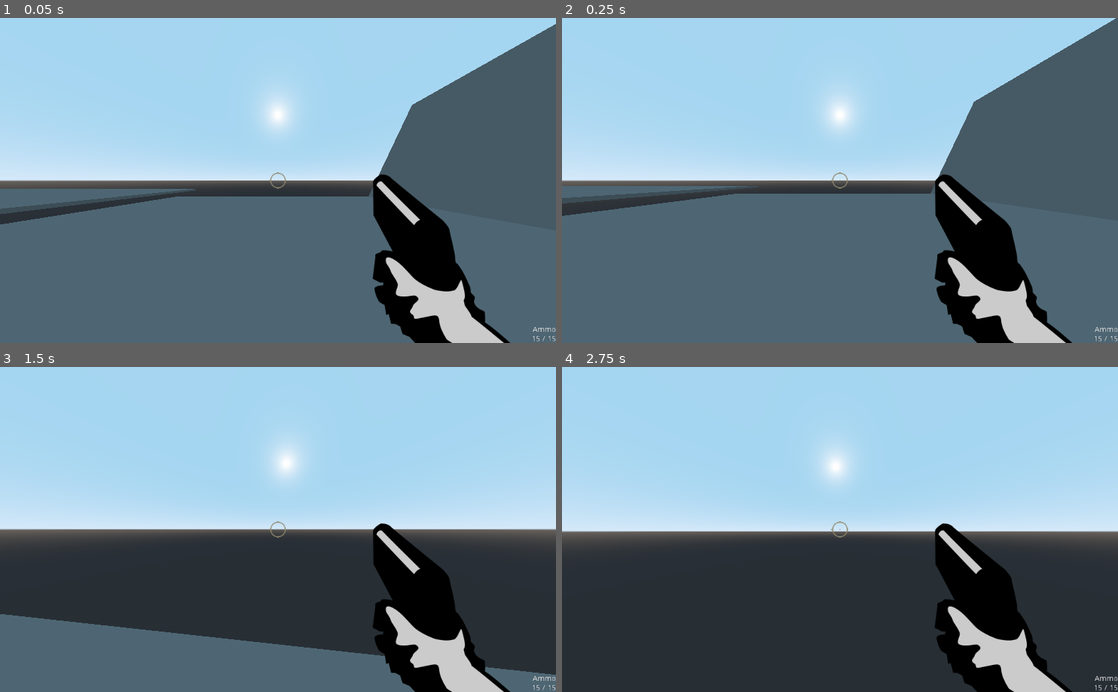
Above: before the commit, frames 1-4 (two rows, left to right).
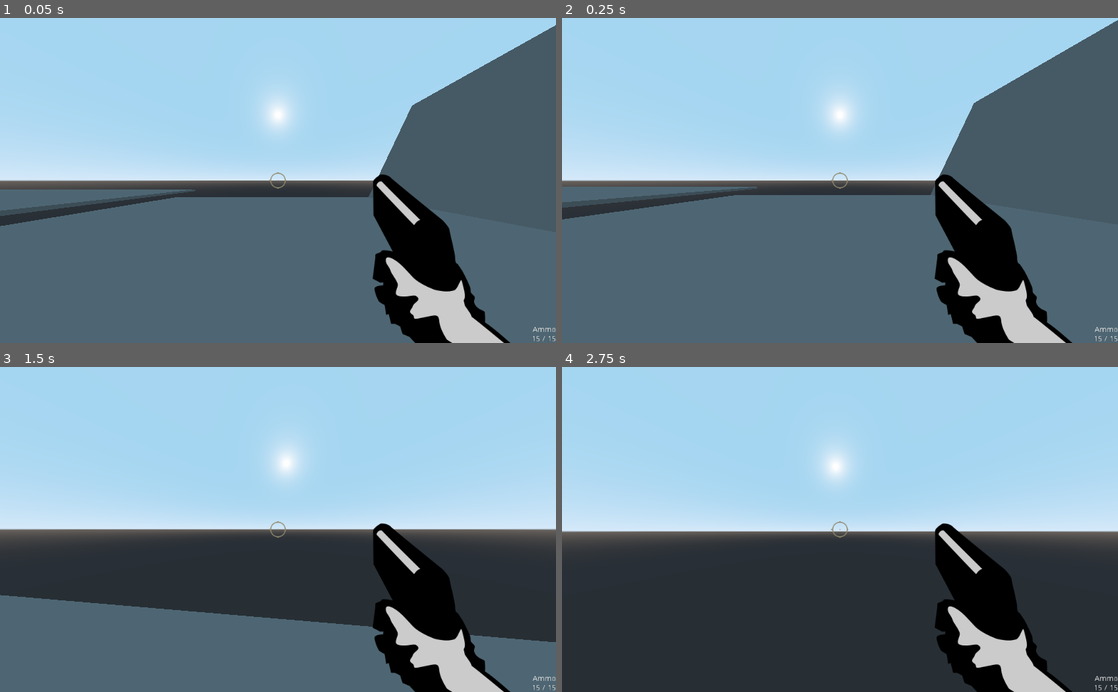
Above: after the commit, the same moments.

Repository: junglerobba/godot-fps-demo
Game: Godot game, scene res://Scenes/World.tscn
Same seed, same stepped clock (60 frames per second), same inputs: the game is played once before the commit and once after it.
Inputs (mouse positions are in pixels of both pictures, inside the frame that each line leads up to):
- Up to frame 1 (0.05 s): no input
- Up to frame 2 (0.25 s): no input
- Up to frame 3 (1.5 s): tap Enter at 0.5 s; move the mouse to (305, 529) at 0.52 s; hold Shift (move_sprint) 0.53-1.28 s; hold W (move_forward) from 0.53 s (still down); tap Space (jump) at 0.77 s; tap Ctrl (move_crouch, bound only after the commit) at 0.8, 1.35 s; move the mouse to (250, 529) at 1.27 s
- Up to frame 4 (2.75 s): keep holding W (move_forward); tap Space (jump) at 1.52, 2 s; tap Shift (move_sprint) at 1.55 s; move the mouse to (851, 523) at 2.02 s; hold Ctrl (move_crouch, bound only after the commit) from 2.03 s (still down); tap E (interact) at 2.1 s

The runs differ from the first frame. In frame 1, 0.6% of the frame differs, in the area x 0-100%, y 1-65%; in frame 2, 1.2%; in frame 3, 6.3%, in the area x 0-100%, y 70-95%; in frame 4, nothing differs.

Commit message:
Add crouching

Diff:
--- a/Player/Player.gd
+++ b/Player/Player.gd
@@ -4,6 +4,7 @@
 
 export var speed: int = 10
 export var sprint_speed: int = 20
+export var crouch_speed: int = 3
 export var acceleration: int = 5
 export var gravity: float = 0.98
 export var jump_power: int = 30
@@ -12,9 +13,12 @@
 onready var head: Spatial = $Head
 onready var camera: Camera = $Head/Camera
 onready var footstep: AudioStreamPlayer = $FootStep
+onready var anim_player: AnimationPlayer = $AnimationPlayer
+onready var crouch_raycast: RayCast = $"Head/CrouchRayCast"
 
 var velocity: = Vector3()
 var camera_x_rotation: float = 0
+var crouched: bool = false
 
 func _ready() -> void:
 	Input.set_mouse_mode(Input.MOUSE_MODE_CAPTURED)
@@ -52,7 +56,21 @@
 
 	direction = direction.normalized()
 
-	var temp_speed: = sprint_speed if Input.is_action_pressed("move_sprint") else speed
+	var temp_speed: = speed
+
+	if Input.is_action_pressed("move_crouch") || crouched:
+		if is_on_floor():
+			temp_speed = crouch_speed
+		if !crouched:
+			anim_player.play("crouch")
+			crouched = true
+
+	if !Input.is_action_pressed("move_crouch") && crouched:
+		uncrouch()
+
+	if Input.is_action_pressed("move_sprint"):
+		if !crouched:
+			temp_speed = sprint_speed
 
 	velocity = velocity.linear_interpolate(direction * temp_speed, acceleration * delta)
 	velocity.y -= gravity
@@ -67,6 +85,11 @@
 
 	velocity = move_and_slide(velocity, Vector3.UP)
 
+func uncrouch() -> void:
+	if !crouch_raycast.is_colliding():
+		anim_player.play_backwards("crouch")
+		crouched = false
+
 func is_moving_on_floor(velocity: Vector3) -> bool:
 	return (velocity.x > 5 || velocity.x < -5 \
 	|| velocity.z > 5 || velocity.z < -5) \
--- a/Player/Player.tscn
+++ b/Player/Player.tscn
@@ -8,19 +8,51 @@
 
 [sub_resource type="CapsuleShape" id=1]
 radius = 0.75
-height = 1.25
+height = 1.5
 
 [sub_resource type="CapsuleMesh" id=2]
 radius = 0.75
 mid_height = 1.25
 
+[sub_resource type="Animation" id=3]
+resource_name = "crouch"
+length = 0.3
+tracks/0/type = "value"
+tracks/0/path = NodePath("CollisionShape:shape:height")
+tracks/0/interp = 1
+tracks/0/loop_wrap = true
+tracks/0/imported = false
+tracks/0/enabled = true
+tracks/0/keys = {
+"times": PoolRealArray( 0, 0.1 ),
+"transitions": PoolRealArray( 1, 1 ),
+"update": 0,
+"values": [ 1.5, 0.1 ]
+}
+tracks/1/type = "value"
+tracks/1/path = NodePath("Head:translation")
+tracks/1/interp = 1
+tracks/1/loop_wrap = true
+tracks/1/imported = false
+tracks/1/enabled = true
+tracks/1/keys = {
+"times": PoolRealArray( 0, 0.3 ),
+"transitions": PoolRealArray( 1, 1 ),
+"update": 0,
+"values": [ Vector3( 0, 1, 0 ), Vector3( 0, 0, 0 ) ]
+}
+
 [node name="Player" type="KinematicBody"]
 script = ExtResource( 1 )
 
 [node name="Head" type="Spatial" parent="."]
+transform = Transform( 1, 0, 0, 0, 1, 0, 0, 0, 1, 0, 1, 0 )
+
+[node name="CrouchRayCast" type="RayCast" parent="Head"]
+enabled = true
+cast_to = Vector3( 0, 1.5, 0 )
 
 [node name="Camera" type="Camera" parent="Head"]
-transform = Transform( 1, 0, 0, 0, 1, 0, 0, 0, 1, 0, 0.899755, 0 )
 fov = 120.0
 
 [node name="RayCast" type="RayCast" parent="Head/Camera"]
@@ -35,11 +67,12 @@
 script = ExtResource( 5 )
 
 [node name="CollisionShape" type="CollisionShape" parent="."]
-transform = Transform( 1, 0, 0, 0, -1.62921e-07, -1, 0, 1, -1.62921e-07, 0, 0, 0 )
+transform = Transform( 1, 0, 0, 0, -4.37114e-08, -1, 0, 1, -4.37114e-08, 0, 0, 0 )
 shape = SubResource( 1 )
 
 [node name="MeshInstance" type="MeshInstance" parent="."]
-transform = Transform( 1, 0, 0, 0, -1.62921e-07, -1, 0, 1, -1.62921e-07, 0, 0, 0 )
+transform = Transform( 1, 0, 0, 0, -4.37114e-08, -1, 0, 1, -4.37114e-08, 0, 0, 0 )
+visible = false
 mesh = SubResource( 2 )
 material/0 = null
 
@@ -50,3 +83,6 @@
 
 [node name="FootStep" type="AudioStreamPlayer" parent="."]
 stream = ExtResource( 4 )
+
+[node name="AnimationPlayer" type="AnimationPlayer" parent="."]
+anims/crouch = SubResource( 3 )
--- a/project.godot
+++ b/project.godot
@@ -83,6 +83,11 @@
 "events": [ Object(InputEventKey,"resource_local_to_scene":false,"resource_name":"","device":0,"alt":false,"shift":false,"control":false,"meta":false,"command":false,"pressed":false,"scancode":16777237,"unicode":0,"echo":false,"script":null)
  ]
 }
+move_crouch={
+"deadzone": 0.5,
+"events": [ Object(InputEventKey,"resource_local_to_scene":false,"resource_name":"","device":0,"alt":false,"shift":false,"control":false,"meta":false,"command":false,"pressed":false,"scancode":16777238,"unicode":0,"echo":false,"script":null)
+ ]
+}
 
 [rendering]
 
Not shown: 1 places in Player/Player.tscn that only renumber resources
